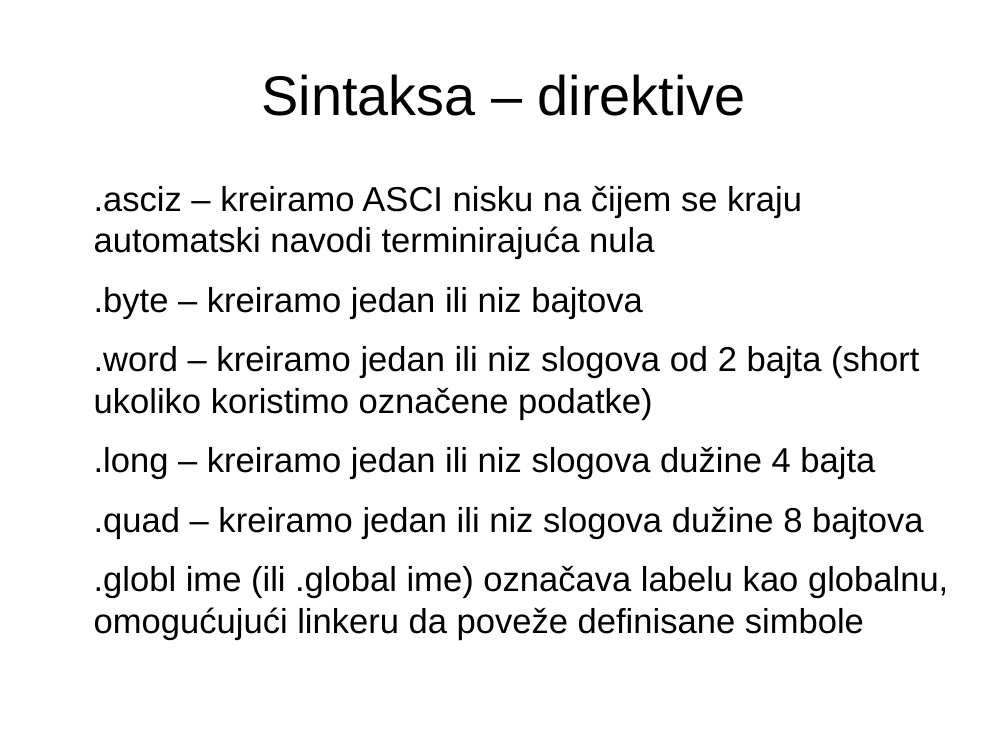
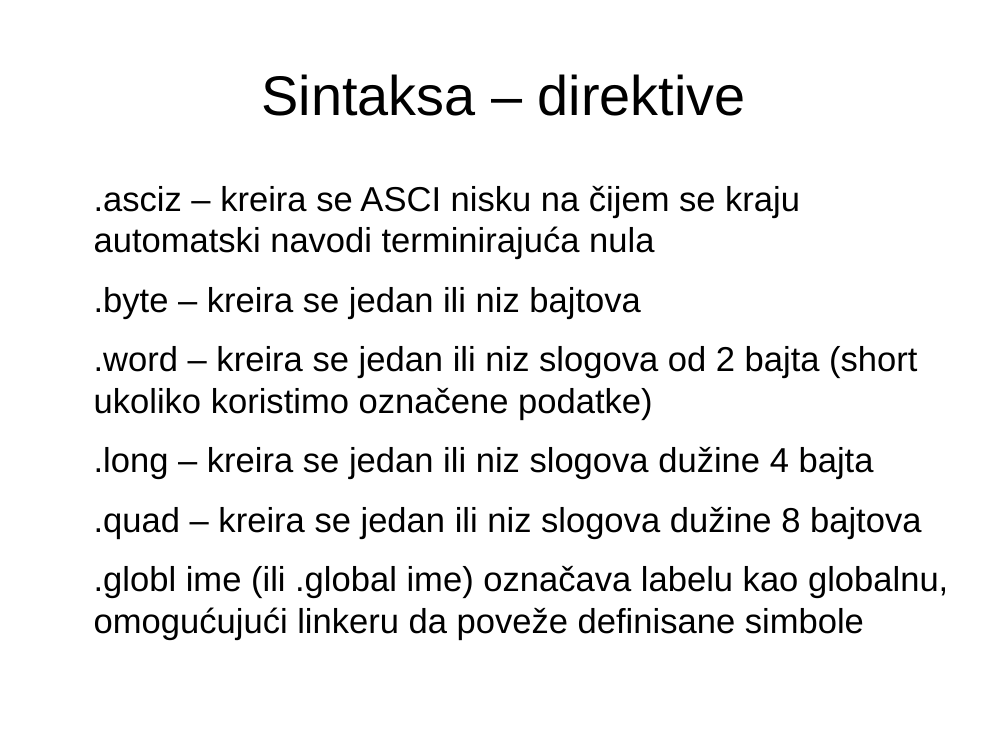
Before and after one commit to NikolaMilev/assembler-prezentacije, a slide deck: slide 6 of cas01/prez.odp. Drawn at 1008x756 pixels with LibreOffice and Linux fonts; fonts in the diff are those of the drawing. Boxes give left, top, right and bottom in pixels: in the first picture for what was removed or moved away, otherwise in the second. Text is boxed around its words. In the diff, an @@ line names an element or a change of style, - is before the commit and + after.

```diff
--- a/cas01/prez.odp
+++ b/cas01/prez.odp
@@ text at box(94, 185, 921, 539): text changed @@
-.asciz – kreiramo ASCI nisku na čijem se kraju automatski navodi terminirajuća nula
-.byte – kreiramo jedan ili niz bajtova
-.word – kreiramo jedan ili niz slogova od 2 bajta (short ukoliko koristimo označene podatke)
-.long – kreiramo jedan ili niz slogova dužine 4 bajta
-.quad – kreiramo jedan ili niz slogova dužine 8 bajtova
+.asciz – kreira se ASCI nisku na čijem se kraju automatski navodi terminirajuća nula
+.byte – kreira se jedan ili niz bajtova
+.word – kreira se jedan ili niz slogova od 2 bajta (short ukoliko koristimo označene podatke)
+.long – kreira se jedan ili niz slogova dužine 4 bajta
+.quad – kreira se jedan ili niz slogova dužine 8 bajtova
```
Also in this commit, not shown: 13 other slides changed, 2 slides added, 1 slide removed, 2 other files.
